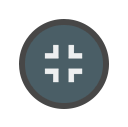
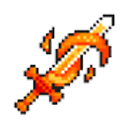
Revision of a layered w=128, h=127 image; what changed, layer by layer:
hid "Layer 2", opacity 90% → 100%, painted on it over (x1=44, y1=44, x2=83, y2=83)
"Layer 3": opacity 90% → 100%, painted on it over (x1=13, y1=13, x2=116, y2=115)
renamed "Layer 4" to "Ellipse 1 copy", opacity 90% → 100%, painted on it over (x1=19, y1=19, x2=109, y2=109)
removed layer "Layer 5" (was 90%) over (x1=68, y1=44, x2=83, y2=59)
hid "Ellipse 1", opacity 94% → 100%, painted on it, unmasked it over (x1=19, y1=19, x2=109, y2=109)
